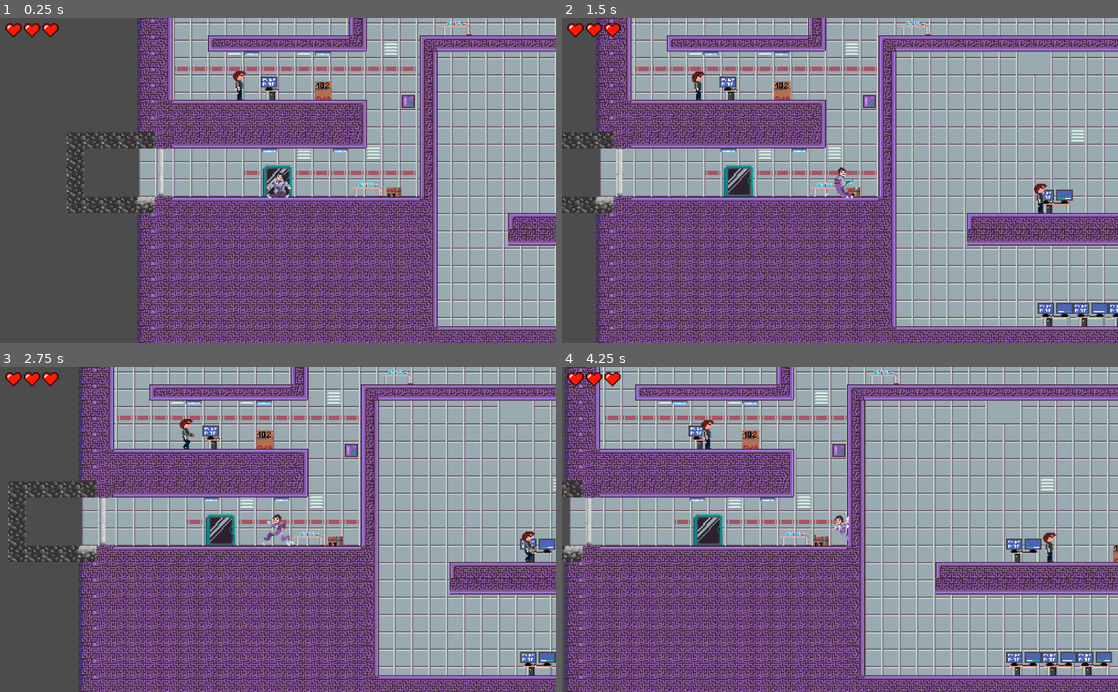
Above: before the commit, frames 1-4 (two rows, left to right).
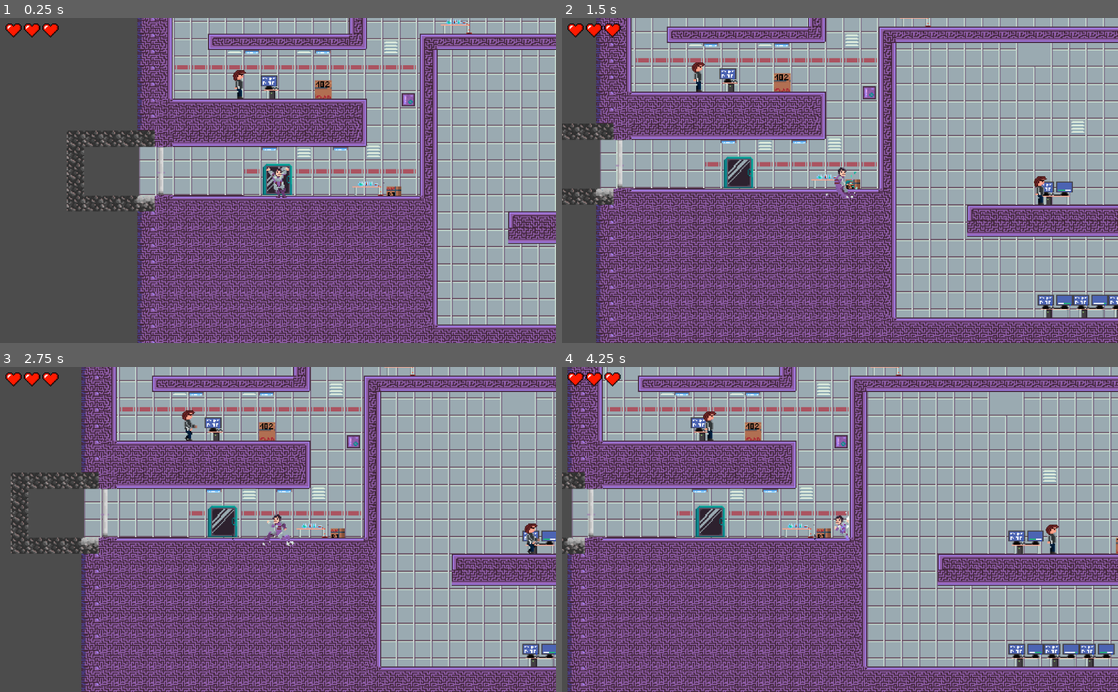
Above: after the commit, the same moments.

Repository: kukosek/mission-sacriffice
Game: Godot game, scene res://Scenes/lab1/lab.tscn
The game is run twice, just before and just after one commit, with the same random seed, the same clock (stepped at 60 frames per second) and the same inputs. This scene is started directly instead of the project's main scene. Sound files missing from this copy of the repository are replaced by a short silence.
Inputs (mouse positions are in pixels of both pictures, inside the frame that each line leads up to):
- Up to frame 1 (0.25 s): no input
- Up to frame 2 (1.5 s): tap Enter (ui_accept) at 0.5, 0.77 s; move the mouse to (962, 164) at 0.52 s; hold Right (ui_right) from 0.53 s (still down); click (962, 164) at 0.67 s; move the mouse to (728, 196) at 1.27 s; click (728, 196) at 1.42 s
- Up to frame 3 (2.75 s): tap Enter (ui_accept) at 1.52 s; move the mouse to (333, 458) at 2.02 s; release Right (ui_right) at 2.03 s; hold Left (ui_left) from 2.03 s (still down); click (333, 458) at 2.17 s
- Up to frame 4 (4.25 s): move the mouse to (812, 594) at 2.77 s; release Left (ui_left) at 2.78 s; hold Right (ui_right) from 2.78 s (still down); click (812, 594) at 2.92 s; tap Enter (ui_accept) at 3.02 s; move the mouse to (1006, 578) at 3.52 s; click (1006, 578) at 3.67 s

The runs differ from the first frame. In frame 1, 32% of the frame differs, in the area x 12-100%, y 0-100%; in frame 2, 46%; in frame 3, 55%; in frame 4, 62%, in the area x 0-100%, y 0-100%.

Commit message:
character tweaks

Diff:
--- a/Scenes/character/character.tscn
+++ b/Scenes/character/character.tscn
@@ -34,240 +34,240 @@
 region = Rect2( 96, 0, 32, 32 )
 
 [sub_resource type="AtlasTexture" id=5]
-atlas = ExtResource( 1 )
+atlas = ExtResource( 2 )
 region = Rect2( 0, 32, 32, 32 )
 
 [sub_resource type="AtlasTexture" id=6]
-atlas = ExtResource( 1 )
+atlas = ExtResource( 2 )
 region = Rect2( 32, 32, 32, 32 )
 
 [sub_resource type="AtlasTexture" id=7]
-atlas = ExtResource( 1 )
+atlas = ExtResource( 2 )
 region = Rect2( 64, 32, 32, 32 )
 
 [sub_resource type="AtlasTexture" id=8]
-atlas = ExtResource( 1 )
+atlas = ExtResource( 2 )
 region = Rect2( 96, 32, 32, 32 )
 
 [sub_resource type="AtlasTexture" id=9]
-atlas = ExtResource( 1 )
+atlas = ExtResource( 2 )
 region = Rect2( 128, 32, 32, 32 )
 
 [sub_resource type="AtlasTexture" id=10]
-atlas = ExtResource( 1 )
+atlas = ExtResource( 2 )
 region = Rect2( 160, 32, 32, 32 )
 
 [sub_resource type="AtlasTexture" id=11]
-atlas = ExtResource( 1 )
+atlas = ExtResource( 2 )
 region = Rect2( 192, 32, 32, 32 )
 
 [sub_resource type="AtlasTexture" id=12]
-atlas = ExtResource( 1 )
+atlas = ExtResource( 2 )
 region = Rect2( 224, 32, 32, 32 )
 
 [sub_resource type="AtlasTexture" id=13]
-atlas = ExtResource( 1 )
+atlas = ExtResource( 2 )
 region = Rect2( 256, 32, 32, 32 )
 
 [sub_resource type="AtlasTexture" id=14]
-atlas = ExtResource( 1 )
+atlas = ExtResource( 2 )
 region = Rect2( 288, 32, 32, 32 )
 
 [sub_resource type="AtlasTexture" id=15]
+atlas = ExtResource( 12 )
+region = Rect2( 0, 0, 32, 32 )
+
+[sub_resource type="AtlasTexture" id=16]
+atlas = ExtResource( 12 )
+region = Rect2( 32, 0, 32, 32 )
+
+[sub_resource type="AtlasTexture" id=17]
+atlas = ExtResource( 12 )
+region = Rect2( 64, 0, 32, 32 )
+
+[sub_resource type="AtlasTexture" id=18]
+atlas = ExtResource( 12 )
+region = Rect2( 96, 0, 32, 32 )
+
+[sub_resource type="AtlasTexture" id=19]
+atlas = ExtResource( 12 )
+region = Rect2( 128, 0, 32, 32 )
+
+[sub_resource type="AtlasTexture" id=20]
+atlas = ExtResource( 12 )
+region = Rect2( 160, 0, 32, 32 )
+
+[sub_resource type="AtlasTexture" id=21]
+atlas = ExtResource( 12 )
+region = Rect2( 192, 0, 32, 32 )
+
+[sub_resource type="AtlasTexture" id=22]
+atlas = ExtResource( 12 )
+region = Rect2( 224, 0, 32, 32 )
+
+[sub_resource type="AtlasTexture" id=23]
+atlas = ExtResource( 12 )
+region = Rect2( 256, 0, 32, 32 )
+
+[sub_resource type="AtlasTexture" id=24]
+atlas = ExtResource( 12 )
+region = Rect2( 288, 0, 32, 32 )
+
+[sub_resource type="AtlasTexture" id=25]
+atlas = ExtResource( 12 )
+region = Rect2( 320, 0, 32, 32 )
+
+[sub_resource type="AtlasTexture" id=26]
+atlas = ExtResource( 12 )
+region = Rect2( 352, 0, 32, 32 )
+
+[sub_resource type="AtlasTexture" id=27]
+atlas = ExtResource( 12 )
+region = Rect2( 384, 0, 32, 32 )
+
+[sub_resource type="AtlasTexture" id=28]
+atlas = ExtResource( 2 )
+region = Rect2( 0, 160, 32, 32 )
+
+[sub_resource type="AtlasTexture" id=29]
+atlas = ExtResource( 2 )
+region = Rect2( 32, 160, 32, 32 )
+
+[sub_resource type="AtlasTexture" id=30]
+atlas = ExtResource( 2 )
+region = Rect2( 64, 160, 32, 32 )
+
+[sub_resource type="AtlasTexture" id=31]
+atlas = ExtResource( 2 )
+region = Rect2( 96, 160, 32, 32 )
+
+[sub_resource type="AtlasTexture" id=32]
+atlas = ExtResource( 2 )
+region = Rect2( 128, 160, 32, 32 )
+
+[sub_resource type="AtlasTexture" id=33]
+atlas = ExtResource( 1 )
+region = Rect2( 0, 96, 32, 32 )
+
+[sub_resource type="AtlasTexture" id=34]
+atlas = ExtResource( 1 )
+region = Rect2( 32, 96, 32, 32 )
+
+[sub_resource type="AtlasTexture" id=35]
 atlas = ExtResource( 1 )
 region = Rect2( 0, 128, 32, 32 )
 
-[sub_resource type="AtlasTexture" id=16]
+[sub_resource type="AtlasTexture" id=36]
 atlas = ExtResource( 1 )
 region = Rect2( 32, 128, 32, 32 )
 
-[sub_resource type="AtlasTexture" id=17]
-atlas = ExtResource( 1 )
-region = Rect2( 0, 96, 32, 32 )
-
-[sub_resource type="AtlasTexture" id=18]
-atlas = ExtResource( 1 )
-region = Rect2( 32, 96, 32, 32 )
-
-[sub_resource type="AtlasTexture" id=19]
-atlas = ExtResource( 2 )
+[sub_resource type="AtlasTexture" id=37]
+atlas = ExtResource( 1 )
+region = Rect2( 0, 64, 32, 32 )
+
+[sub_resource type="AtlasTexture" id=38]
+atlas = ExtResource( 1 )
+region = Rect2( 32, 64, 32, 32 )
+
+[sub_resource type="AtlasTexture" id=39]
+atlas = ExtResource( 1 )
+region = Rect2( 64, 64, 32, 32 )
+
+[sub_resource type="AtlasTexture" id=40]
+atlas = ExtResource( 1 )
+region = Rect2( 96, 64, 32, 32 )
+
+[sub_resource type="AtlasTexture" id=41]
+atlas = ExtResource( 2 )
+region = Rect2( 0, 192, 32, 32 )
+
+[sub_resource type="AtlasTexture" id=42]
+atlas = ExtResource( 2 )
+region = Rect2( 32, 192, 32, 32 )
+
+[sub_resource type="AtlasTexture" id=43]
+atlas = ExtResource( 2 )
+region = Rect2( 64, 192, 32, 32 )
+
+[sub_resource type="AtlasTexture" id=44]
+atlas = ExtResource( 2 )
+region = Rect2( 96, 192, 32, 32 )
+
+[sub_resource type="AtlasTexture" id=45]
+atlas = ExtResource( 2 )
+region = Rect2( 128, 192, 32, 32 )
+
+[sub_resource type="AtlasTexture" id=46]
+atlas = ExtResource( 2 )
+region = Rect2( 160, 192, 32, 32 )
+
+[sub_resource type="AtlasTexture" id=47]
+atlas = ExtResource( 2 )
+region = Rect2( 192, 192, 32, 32 )
+
+[sub_resource type="AtlasTexture" id=48]
+atlas = ExtResource( 2 )
+region = Rect2( 224, 192, 32, 32 )
+
+[sub_resource type="AtlasTexture" id=49]
+atlas = ExtResource( 1 )
 region = Rect2( 0, 32, 32, 32 )
 
-[sub_resource type="AtlasTexture" id=20]
-atlas = ExtResource( 2 )
+[sub_resource type="AtlasTexture" id=50]
+atlas = ExtResource( 1 )
 region = Rect2( 32, 32, 32, 32 )
 
-[sub_resource type="AtlasTexture" id=21]
-atlas = ExtResource( 2 )
+[sub_resource type="AtlasTexture" id=51]
+atlas = ExtResource( 1 )
 region = Rect2( 64, 32, 32, 32 )
 
-[sub_resource type="AtlasTexture" id=22]
-atlas = ExtResource( 2 )
+[sub_resource type="AtlasTexture" id=52]
+atlas = ExtResource( 1 )
 region = Rect2( 96, 32, 32, 32 )
 
-[sub_resource type="AtlasTexture" id=23]
-atlas = ExtResource( 2 )
+[sub_resource type="AtlasTexture" id=53]
+atlas = ExtResource( 1 )
 region = Rect2( 128, 32, 32, 32 )
 
-[sub_resource type="AtlasTexture" id=24]
-atlas = ExtResource( 2 )
+[sub_resource type="AtlasTexture" id=54]
+atlas = ExtResource( 1 )
 region = Rect2( 160, 32, 32, 32 )
 
-[sub_resource type="AtlasTexture" id=25]
-atlas = ExtResource( 2 )
+[sub_resource type="AtlasTexture" id=55]
+atlas = ExtResource( 1 )
 region = Rect2( 192, 32, 32, 32 )
 
-[sub_resource type="AtlasTexture" id=26]
-atlas = ExtResource( 2 )
+[sub_resource type="AtlasTexture" id=56]
+atlas = ExtResource( 1 )
 region = Rect2( 224, 32, 32, 32 )
 
-[sub_resource type="AtlasTexture" id=27]
-atlas = ExtResource( 2 )
+[sub_resource type="AtlasTexture" id=57]
+atlas = ExtResource( 1 )
 region = Rect2( 256, 32, 32, 32 )
 
-[sub_resource type="AtlasTexture" id=28]
-atlas = ExtResource( 2 )
+[sub_resource type="AtlasTexture" id=58]
+atlas = ExtResource( 1 )
 region = Rect2( 288, 32, 32, 32 )
 
-[sub_resource type="AtlasTexture" id=29]
-atlas = ExtResource( 2 )
-region = Rect2( 0, 160, 32, 32 )
-
-[sub_resource type="AtlasTexture" id=30]
-atlas = ExtResource( 2 )
-region = Rect2( 32, 160, 32, 32 )
-
-[sub_resource type="AtlasTexture" id=31]
-atlas = ExtResource( 2 )
-region = Rect2( 64, 160, 32, 32 )
-
-[sub_resource type="AtlasTexture" id=32]
-atlas = ExtResource( 2 )
-region = Rect2( 96, 160, 32, 32 )
-
-[sub_resource type="AtlasTexture" id=33]
-atlas = ExtResource( 2 )
-region = Rect2( 128, 160, 32, 32 )
-
-[sub_resource type="AtlasTexture" id=34]
-atlas = ExtResource( 12 )
-region = Rect2( 0, 0, 32, 32 )
-
-[sub_resource type="AtlasTexture" id=35]
-atlas = ExtResource( 12 )
-region = Rect2( 32, 0, 32, 32 )
-
-[sub_resource type="AtlasTexture" id=36]
-atlas = ExtResource( 12 )
-region = Rect2( 64, 0, 32, 32 )
-
-[sub_resource type="AtlasTexture" id=37]
-atlas = ExtResource( 12 )
-region = Rect2( 96, 0, 32, 32 )
-
-[sub_resource type="AtlasTexture" id=38]
-atlas = ExtResource( 12 )
-region = Rect2( 128, 0, 32, 32 )
-
-[sub_resource type="AtlasTexture" id=39]
-atlas = ExtResource( 12 )
-region = Rect2( 160, 0, 32, 32 )
-
-[sub_resource type="AtlasTexture" id=40]
-atlas = ExtResource( 12 )
-region = Rect2( 192, 0, 32, 32 )
-
-[sub_resource type="AtlasTexture" id=41]
-atlas = ExtResource( 12 )
-region = Rect2( 224, 0, 32, 32 )
-
-[sub_resource type="AtlasTexture" id=42]
-atlas = ExtResource( 12 )
-region = Rect2( 256, 0, 32, 32 )
-
-[sub_resource type="AtlasTexture" id=43]
-atlas = ExtResource( 12 )
-region = Rect2( 288, 0, 32, 32 )
-
-[sub_resource type="AtlasTexture" id=44]
-atlas = ExtResource( 12 )
-region = Rect2( 320, 0, 32, 32 )
-
-[sub_resource type="AtlasTexture" id=45]
-atlas = ExtResource( 12 )
-region = Rect2( 352, 0, 32, 32 )
-
-[sub_resource type="AtlasTexture" id=46]
-atlas = ExtResource( 12 )
-region = Rect2( 384, 0, 32, 32 )
-
-[sub_resource type="AtlasTexture" id=47]
-atlas = ExtResource( 1 )
-region = Rect2( 0, 64, 32, 32 )
-
-[sub_resource type="AtlasTexture" id=48]
-atlas = ExtResource( 1 )
-region = Rect2( 32, 64, 32, 32 )
-
-[sub_resource type="AtlasTexture" id=49]
-atlas = ExtResource( 1 )
-region = Rect2( 64, 64, 32, 32 )
-
-[sub_resource type="AtlasTexture" id=50]
-atlas = ExtResource( 1 )
-region = Rect2( 96, 64, 32, 32 )
-
-[sub_resource type="AtlasTexture" id=51]
+[sub_resource type="AtlasTexture" id=59]
 atlas = ExtResource( 1 )
 region = Rect2( 64, 128, 32, 32 )
 
-[sub_resource type="AtlasTexture" id=52]
+[sub_resource type="AtlasTexture" id=60]
 atlas = ExtResource( 1 )
 region = Rect2( 96, 128, 32, 32 )
 
-[sub_resource type="AtlasTexture" id=53]
+[sub_resource type="AtlasTexture" id=61]
 atlas = ExtResource( 1 )
 region = Rect2( 128, 128, 32, 32 )
 
-[sub_resource type="AtlasTexture" id=54]
+[sub_resource type="AtlasTexture" id=62]
 atlas = ExtResource( 1 )
 region = Rect2( 160, 128, 32, 32 )
 
-[sub_resource type="AtlasTexture" id=55]
+[sub_resource type="AtlasTexture" id=63]
 atlas = ExtResource( 1 )
 region = Rect2( 192, 128, 32, 32 )
-
-[sub_resource type="AtlasTexture" id=56]
-atlas = ExtResource( 2 )
-region = Rect2( 0, 192, 32, 32 )
-
-[sub_resource type="AtlasTexture" id=57]
-atlas = ExtResource( 2 )
-region = Rect2( 32, 192, 32, 32 )
-
-[sub_resource type="AtlasTexture" id=58]
-atlas = ExtResource( 2 )
-region = Rect2( 64, 192, 32, 32 )
-
-[sub_resource type="AtlasTexture" id=59]
-atlas = ExtResource( 2 )
-region = Rect2( 96, 192, 32, 32 )
-
-[sub_resource type="AtlasTexture" id=60]
-atlas = ExtResource( 2 )
-region = Rect2( 128, 192, 32, 32 )
-
-[sub_resource type="AtlasTexture" id=61]
-atlas = ExtResource( 2 )
-region = Rect2( 160, 192, 32, 32 )
-
-[sub_resource type="AtlasTexture" id=62]
-atlas = ExtResource( 2 )
-region = Rect2( 192, 192, 32, 32 )
-
-[sub_resource type="AtlasTexture" id=63]
-atlas = ExtResource( 2 )
-region = Rect2( 224, 192, 32, 32 )
 
 [sub_resource type="SpriteFrames" id=64]
 animations = [ {
@@ -278,52 +278,52 @@
 }, {
 "frames": [ SubResource( 5 ), SubResource( 6 ), SubResource( 7 ), SubResource( 8 ), SubResource( 9 ), SubResource( 10 ), SubResource( 11 ), SubResource( 12 ), SubResource( 13 ), SubResource( 14 ) ],
 "loop": true,
-"name": "walking",
-"speed": 18.0
-}, {
-"frames": [ SubResource( 15 ), SubResource( 16 ) ],
+"name": "walking_sword",
+"speed": 5.0
+}, {
+"frames": [ SubResource( 15 ), SubResource( 16 ), SubResource( 17 ), SubResource( 18 ), SubResource( 19 ), SubResource( 20 ), SubResource( 21 ), SubResource( 22 ), SubResource( 23 ), SubResource( 24 ), SubResource( 25 ), SubResource( 26 ), SubResource( 27 ) ],
+"loop": false,
+"name": "death",
+"speed": 10.0
+}, {
+"frames": [ SubResource( 28 ), SubResource( 29 ), SubResource( 30 ), SubResource( 31 ), SubResource( 32 ) ],
+"loop": false,
+"name": "swordswing",
+"speed": 12.0
+}, {
+"frames": [ SubResource( 33 ), SubResource( 34 ), SubResource( 33 ) ],
+"loop": false,
+"name": "pre_jump",
+"speed": 10.0
+}, {
+"frames": [ SubResource( 35 ), SubResource( 36 ) ],
 "loop": false,
 "name": "jump",
 "speed": 5.0
 }, {
-"frames": [ SubResource( 17 ), SubResource( 18 ), SubResource( 17 ) ],
-"loop": false,
-"name": "pre_jump",
-"speed": 10.0
-}, {
-"frames": [ SubResource( 19 ), SubResource( 20 ), SubResource( 21 ), SubResource( 22 ), SubResource( 23 ), SubResource( 24 ), SubResource( 25 ), SubResource( 26 ), SubResource( 27 ), SubResource( 28 ) ],
-"loop": true,
-"name": "walking_sword",
-"speed": 5.0
-}, {
-"frames": [ SubResource( 29 ), SubResource( 30 ), SubResource( 31 ), SubResource( 32 ), SubResource( 33 ) ],
-"loop": false,
-"name": "swordswing",
-"speed": 12.0
-}, {
-"frames": [ SubResource( 34 ), SubResource( 35 ), SubResource( 36 ), SubResource( 37 ), SubResource( 38 ), SubResource( 39 ), SubResource( 40 ), SubResource( 41 ), SubResource( 42 ), SubResource( 43 ), SubResource( 44 ), SubResource( 45 ), SubResource( 46 ) ],
-"loop": false,
-"name": "death",
-"speed": 10.0
-}, {
-"frames": [ SubResource( 47 ), SubResource( 48 ), SubResource( 49 ), SubResource( 50 ) ],
+"frames": [ SubResource( 37 ), SubResource( 38 ), SubResource( 39 ), SubResource( 40 ) ],
 "loop": true,
 "name": "wallslide",
 "speed": 25.0
 }, {
-"frames": [ SubResource( 51 ), SubResource( 52 ), SubResource( 53 ), SubResource( 54 ), SubResource( 55 ) ],
+"frames": [ SubResource( 41 ), SubResource( 42 ), SubResource( 43 ), SubResource( 44 ), SubResource( 45 ), SubResource( 46 ), SubResource( 47 ), SubResource( 48 ) ],
+"loop": false,
+"name": "gunshot",
+"speed": 15.0
+}, {
+"frames": [ SubResource( 49 ), SubResource( 50 ), SubResource( 51 ), SubResource( 52 ), SubResource( 53 ), SubResource( 54 ), SubResource( 55 ), SubResource( 56 ), SubResource( 57 ), SubResource( 58 ) ],
+"loop": true,
+"name": "walking",
+"speed": 18.0
+}, {
+"frames": [ SubResource( 59 ), SubResource( 60 ), SubResource( 61 ), SubResource( 62 ), SubResource( 63 ) ],
 "loop": true,
 "name": "post_jump",
 "speed": 15.0
-}, {
-"frames": [ SubResource( 56 ), SubResource( 57 ), SubResource( 58 ), SubResource( 59 ), SubResource( 60 ), SubResource( 61 ), SubResource( 62 ), SubResource( 63 ) ],
-"loop": false,
-"name": "gunshot",
-"speed": 15.0
 } ]
 
-[sub_resource type="RectangleShape2D" id=65]
-extents = Vector2( 26.6819, 54.5584 )
+[sub_resource type="RectangleShape2D" id=68]
+extents = Vector2( 35.6235, 22.5861 )
 
 [sub_resource type="Animation" id=66]
 length = 1.6
@@ -341,7 +341,7 @@
 }
 
 [sub_resource type="RectangleShape2D" id=67]
-extents = Vector2( 32.3152, 32.7547 )
+extents = Vector2( 26.2125, 57.1067 )
 
 [node name="Node2D" type="Node2D"]
 position = Vector2( -1, 0 )
@@ -362,8 +362,8 @@
 playing = true
 
 [node name="CollisionShape2D" type="CollisionShape2D" parent="Player"]
-position = Vector2( 0, 6 )
-shape = SubResource( 65 )
+position = Vector2( -0.000183105, 6.84638 )
+shape = SubResource( 68 )
 
 [node name="Camera2D" type="Camera2D" parent="Player"]
 current = true
@@ -390,22 +390,22 @@
 range_layer_max = 300
 
 [node name="wall_right_up" type="RayCast2D" parent="Player"]
-position = Vector2( 0, -30 )
+position = Vector2( 0, -45 )
 enabled = true
 cast_to = Vector2( 50, 0 )
 
 [node name="wall_right_down" type="RayCast2D" parent="Player"]
-position = Vector2( 0, 30 )
+position = Vector2( 0, 62 )
 enabled = true
 cast_to = Vector2( 50, 0 )
 
 [node name="wall_left_up" type="RayCast2D" parent="Player"]
-position = Vector2( 0, -30 )
+position = Vector2( 0, -45 )
 enabled = true
 cast_to = Vector2( -50, 0 )
 
 [node name="wall_left_down" type="RayCast2D" parent="Player"]
-position = Vector2( 0, 30 )
+position = Vector2( 0, 62 )
 enabled = true
 cast_to = Vector2( -50, 0 )
 
@@ -480,7 +480,7 @@
 collision_mask = 2147483656
 
 [node name="CollisionShape2D" type="CollisionShape2D" parent="Player/SwordEnemyDetect/Right"]
-position = Vector2( 45.3571, 9.76439 )
+position = Vector2( 30.7486, 6.39319 )
 shape = SubResource( 67 )
 
 [node name="Left" type="Area2D" parent="Player/SwordEnemyDetect"]
@@ -488,7 +488,7 @@
 collision_mask = 8
 
 [node name="CollisionShape2D" type="CollisionShape2D" parent="Player/SwordEnemyDetect/Left"]
-position = Vector2( -44.7272, 7.55952 )
+position = Vector2( -30.4933, 6.06121 )
 shape = SubResource( 67 )
 [connection signal="animation_finished" from="Player/AnimatedSprite" to="Player" method="_on_AnimatedSprite_animation_finished"]
 [connection signal="finished" from="Player/JumpSFX" to="Player" method="_on_inair_finished"]
--- a/Scenes/enemy/Projectile.gd
+++ b/Scenes/enemy/Projectile.gd
@@ -7,7 +7,7 @@
 	else:
 		velocity = -speed
 
-export (Vector2) var speed = Vector2(650, 0)
+export (Vector2) var speed = Vector2(450, 0)
 var velocity = Vector2.ZERO
 
 func _physics_process(_delta):
--- a/Scenes/enemy/Projectile.tscn
+++ b/Scenes/enemy/Projectile.tscn
@@ -16,7 +16,7 @@
 script = ExtResource( 2 )
 
 [node name="Sprite" type="Sprite" parent="Projectile"]
-scale = Vector2( 4, 4 )
+scale = Vector2( 8, 8 )
 texture = ExtResource( 1 )
 
 [node name="CollisionShape2D" type="CollisionShape2D" parent="Projectile"]
--- a/Scenes/lab1/lab.tscn
+++ b/Scenes/lab1/lab.tscn
@@ -42,11 +42,6 @@
 "name": "default",
 "speed": 1.0
 }, {
-"frames": [ ExtResource( 7 ), ExtResource( 5 ), ExtResource( 6 ), ExtResource( 10 ), ExtResource( 4 ), ExtResource( 12 ), ExtResource( 11 ), ExtResource( 9 ) ],
-"loop": true,
-"name": "walking",
-"speed": 10.0
-}, {
 "frames": [ ExtResource( 29 ), ExtResource( 28 ), ExtResource( 26 ), ExtResource( 31 ), ExtResource( 25 ), ExtResource( 30 ), ExtResource( 13 ), ExtResource( 32 ), ExtResource( 27 ) ],
 "loop": false,
 "name": "death",
@@ -56,6 +51,11 @@
 "loop": true,
 "name": "gunshot",
 "speed": 10.0
+}, {
+"frames": [ ExtResource( 7 ), ExtResource( 5 ), ExtResource( 6 ), ExtResource( 10 ), ExtResource( 4 ), ExtResource( 12 ), ExtResource( 11 ), ExtResource( 9 ) ],
+"loop": true,
+"name": "walking",
+"speed": 10.0
 } ]
 
 [sub_resource type="RectangleShape2D" id=2]
@@ -115,6 +115,7 @@
 [node name="AnimatedSprite" type="AnimatedSprite" parent="HandlingEnemy1/Enemy"]
 scale = Vector2( 3.5, 3.5 )
 frames = SubResource( 1 )
+frame = 1
 playing = true
 
 [node name="CollisionShape2D" type="CollisionShape2D" parent="HandlingEnemy1/Enemy"]
@@ -146,7 +147,6 @@
 [node name="AnimatedSprite" type="AnimatedSprite" parent="HandlingEnemy2/Enemy"]
 scale = Vector2( 3.5, 3.5 )
 frames = SubResource( 1 )
-frame = 1
 playing = true
 
 [node name="CollisionShape2D" type="CollisionShape2D" parent="HandlingEnemy2/Enemy"]
@@ -178,6 +178,7 @@
 [node name="AnimatedSprite" type="AnimatedSprite" parent="HandlingEnemy3/Enemy"]
 scale = Vector2( 3.5, 3.5 )
 frames = SubResource( 1 )
+frame = 1
 playing = true
 
 [node name="CollisionShape2D" type="CollisionShape2D" parent="HandlingEnemy3/Enemy"]
@@ -209,6 +210,7 @@
 [node name="AnimatedSprite" type="AnimatedSprite" parent="HandlingEnemy4/Enemy"]
 scale = Vector2( 3.5, 3.5 )
 frames = SubResource( 1 )
+frame = 1
 playing = true
 
 [node name="CollisionShape2D" type="CollisionShape2D" parent="HandlingEnemy4/Enemy"]
@@ -242,6 +244,7 @@
 position = Vector2( 6.26953, -2.81665 )
 scale = Vector2( 3.5, 3.5 )
 frames = SubResource( 1 )
+frame = 1
 playing = true
 
 [node name="CollisionShape2D" type="CollisionShape2D" parent="HandlingEnemy5/Enemy"]
@@ -275,7 +278,6 @@
 position = Vector2( 6.26953, -2.81665 )
 scale = Vector2( 3.5, 3.5 )
 frames = SubResource( 1 )
-frame = 1
 playing = true
 
 [node name="CollisionShape2D" type="CollisionShape2D" parent="HandlingEnemy6/Enemy"]
@@ -311,7 +313,6 @@
 position = Vector2( 6.26953, -2.81665 )
 scale = Vector2( 3.5, 3.5 )
 frames = SubResource( 1 )
-frame = 1
 playing = true
 
 [node name="CollisionShape2D" type="CollisionShape2D" parent="HandlingEnemy7/Enemy"]
@@ -345,6 +346,7 @@
 position = Vector2( 6.26953, -2.81665 )
 scale = Vector2( 3.5, 3.5 )
 frames = SubResource( 1 )
+frame = 1
 playing = true
 
 [node name="CollisionShape2D" type="CollisionShape2D" parent="HandlingEnemy8/Enemy"]
@@ -378,6 +380,7 @@
 position = Vector2( 6.26953, -2.81665 )
 scale = Vector2( 3.5, 3.5 )
 frames = SubResource( 1 )
+frame = 1
 playing = true
 
 [node name="CollisionShape2D" type="CollisionShape2D" parent="HandlingEnemy9/Enemy"]
@@ -411,7 +414,6 @@
 position = Vector2( 6.26953, -2.81665 )
 scale = Vector2( 3.5, 3.5 )
 frames = SubResource( 1 )
-frame = 1
 playing = true
 
 [node name="CollisionShape2D" type="CollisionShape2D" parent="HandlingEnemy10/Enemy"]
@@ -445,6 +447,7 @@
 position = Vector2( 6.26953, -2.81665 )
 scale = Vector2( 3.5, 3.5 )
 frames = SubResource( 1 )
+frame = 1
 playing = true
 
 [node name="CollisionShape2D" type="CollisionShape2D" parent="HandlingEnemy11/Enemy"]
